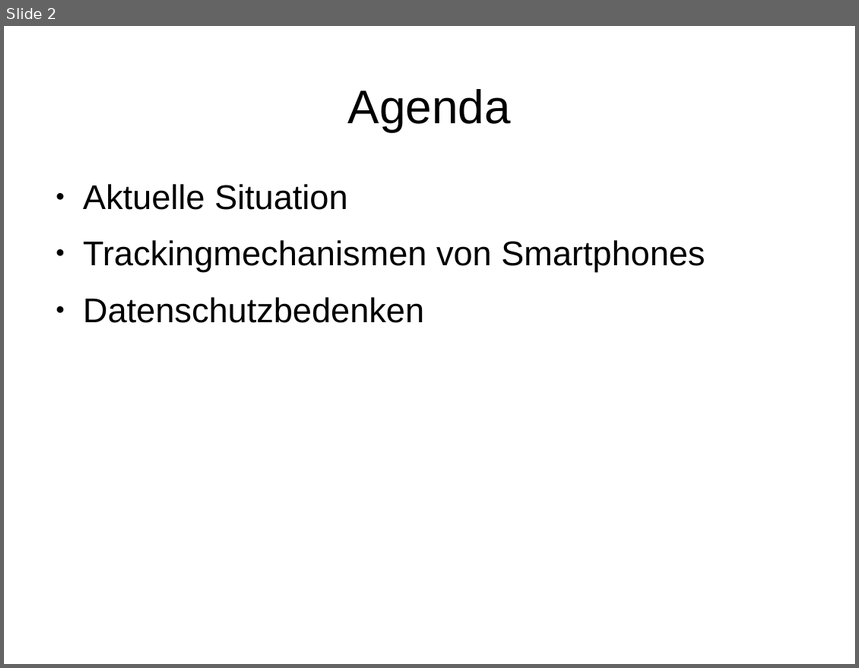
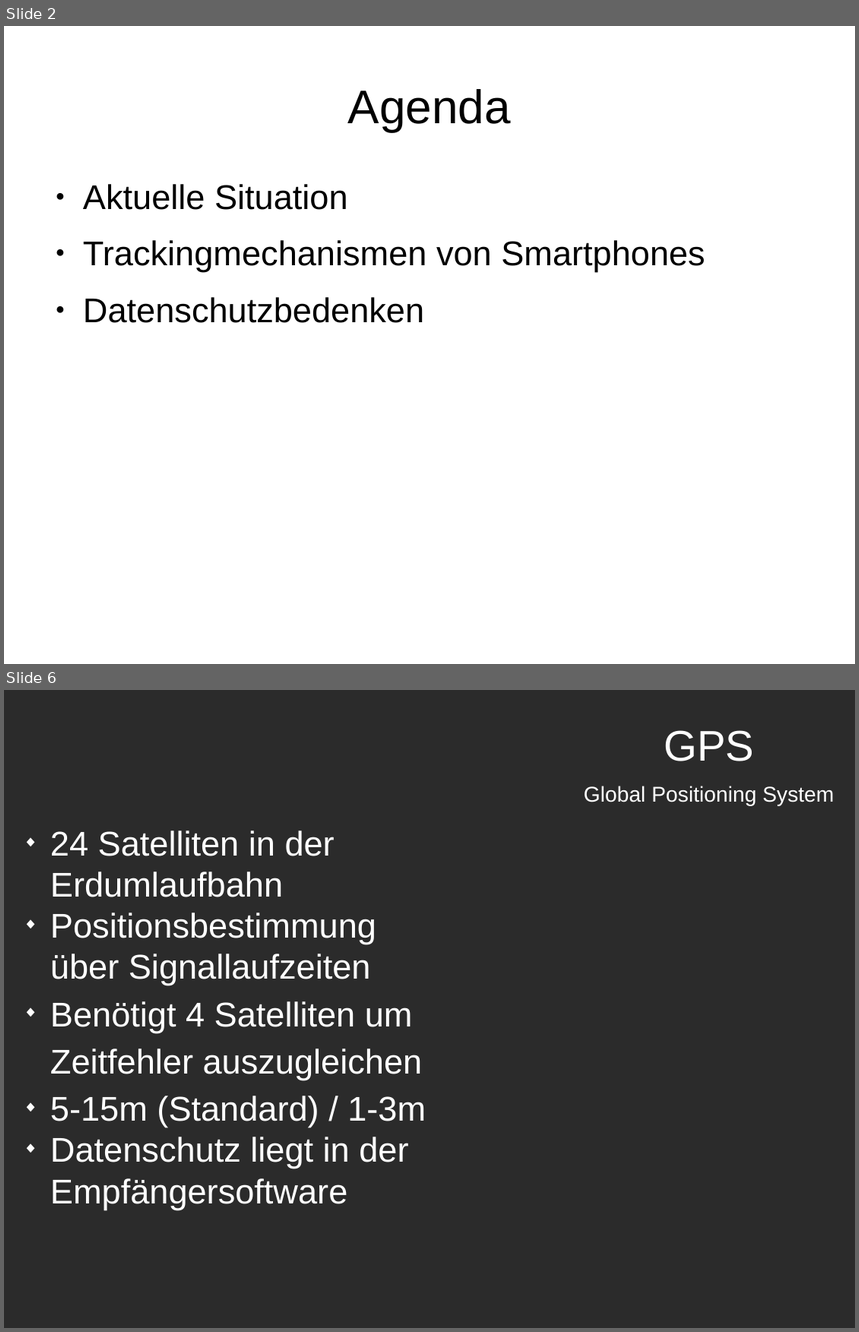
Before and after one commit to lecram789/MobileGeolocating, a slide deck: Presentation/4_B_Döringk_Kasper_Ryvkin.odp. Shown one above the other, each under a label of ours: slide 2 before the commit, slides 2 and 6 after it; the slides between them are not shown. The pictures are 859x668 and 859x1332 pixels, drawn with LibreOffice and Linux fonts; fonts in the diff are those of the drawing; background and template pictures are left out; a plain dark background stands for a picture behind light text. Boxes give left, top, right and bottom in pixels: in the first picture for what was removed or moved away, otherwise in the second. Text is boxed around its words. In the diff, an @@ line names an element or a change of style, - is before the commit and + after.

Commit message:
GPS slide added

```diff
--- a/Presentation/4_B_Döringk_Kasper_Ryvkin.odp
+++ b/Presentation/4_B_Döringk_Kasper_Ryvkin.odp
@@ slide 6 added at (x1=4, y1=690, x2=855, y2=1328), background picture (left out) @@
@@ text added at (x1=584, y1=730, x2=834, y2=806), 20 pt, text #FFFFFF @@
+GPS
+Global Positioning System
@@ text added at (x1=50, y1=831, x2=426, y2=1169), 32 pt, text #FFFFFF @@
+◆ 24 Satelliten in der Erdumlaufbahn
+◆ Positionsbestimmung über Signallaufzeiten
+◆ Benötigt 4 Satelliten um Zeitfehler auszugleichen
+◆ 5-15m (Standard) / 1-3m
+◆ Datenschutz liegt in der Empfängersoftware
```
Also in this commit, not shown: 3 other slides added, 2 slides removed, 4 other files.
